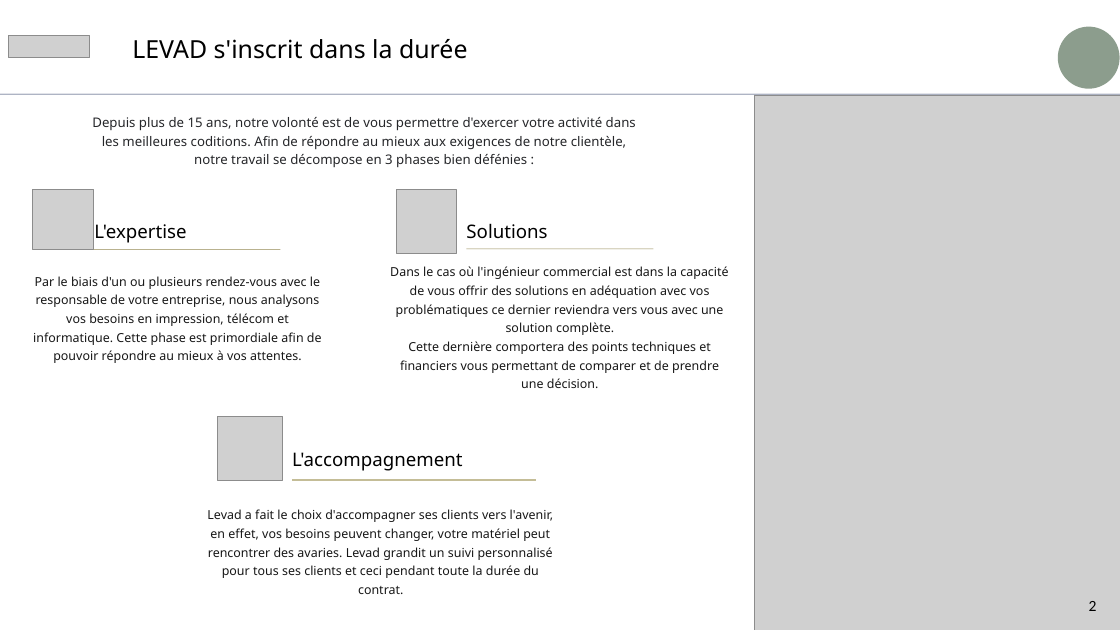
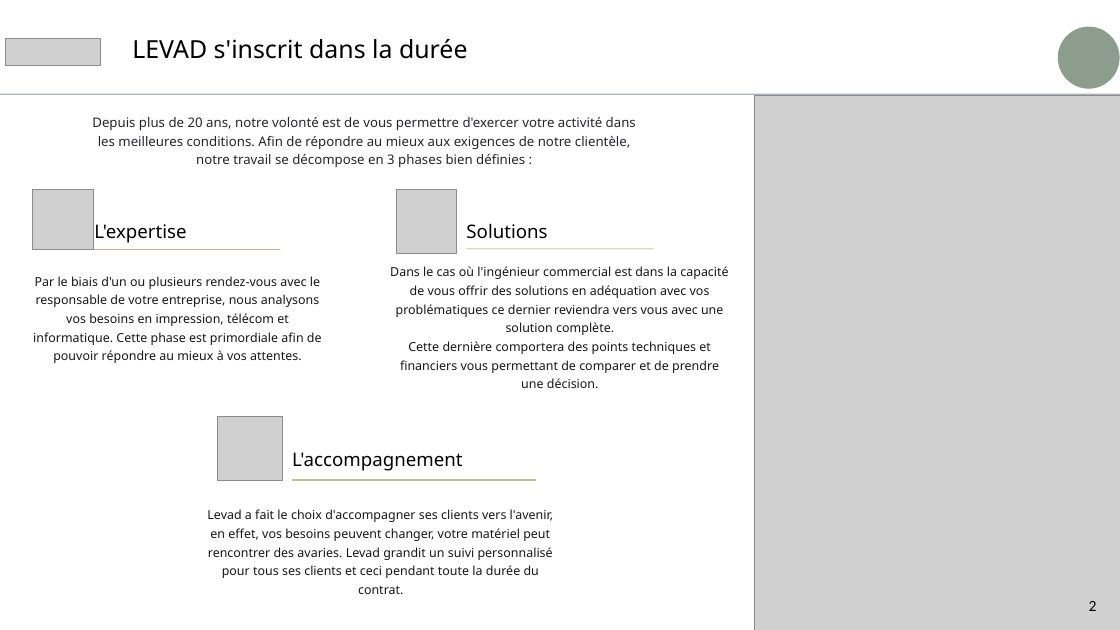
Before and after one commit to Mikael2655/levad-simulateur, a slide deck: slide 2 of assets/template.pptx. Drawn at 1120x630 pixels with LibreOffice and Linux fonts; fonts in the diff are those of the drawing; grey boxes stand for pictures; background and template pictures are left out. Boxes give left, top, right and bottom in pixels: in the first picture for what was removed or moved away, otherwise in the second. Text is boxed around its words. In the diff, an @@ line names an element or a change of style, - is before the commit and + after.

```diff
--- a/assets/template.pptx
+++ b/assets/template.pptx
@@ picture: place and size @@
-picture at [8,35,90,58]
+picture at [6,39,101,65]
@@ text at [92,117,636,167]: text changed @@
-Depuis plus de 15 ans, notre volonté est de vous permettre d'exercer votre activité dans les meilleures coditions. Afin de répondre au mieux aux exigences de notre clientèle, notre travail se décompose en 3 phases bien défénies :
+Depuis plus de 20 ans, notre volonté est de vous permettre d'exercer votre activité dans les meilleures conditions. Afin de répondre au mieux aux exigences de notre clientèle, notre travail se décompose en 3 phases bien définies :
```
Also in this commit, not shown: 10 other slides changed, 1 slide removed, 7 other files.
